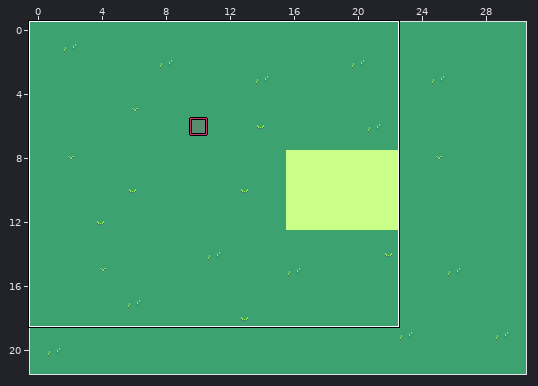
One commit to this LDtk project: assets/maps/kikiyo.ldtk. The first picture is a wide view before the edit; the outline marks the close-up.
Close-up. Earlier state:
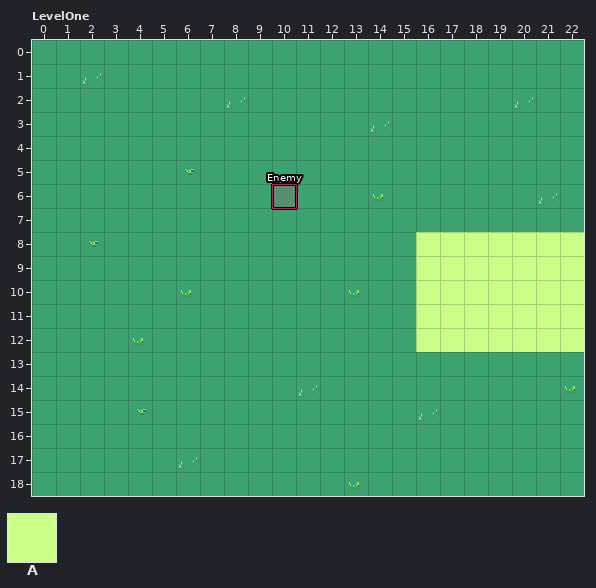
Cells are 16x16 px. Shown: LevelOne x 0..22, y 0..18.
Key: from "Regions": A 2 "grass".
_ is an empty cell.
Layers that did not change in this view are not listed.
Layer "Regions" before, first column x 0:
 0 _______________________
 1 _______________________
 2 _______________________
 3 _______________________
 4 _______________________
 5 _______________________
 6 _______________________
 7 _______________________
 8 ________________AAAAAAA
 9 ________________AAAAAAA
10 ________________AAAAAAA
11 ________________AAAAAAA
12 ________________AAAAAAA
13 _______________________
14 _______________________
15 _______________________
16 _______________________
17 _______________________
18 _______________________
After:
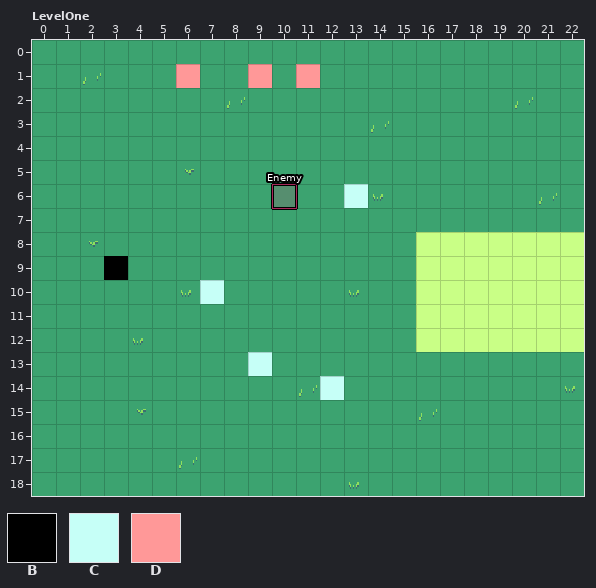
Further tiles: from "Regions": B 1 "test", C 3 "energy", D 4 "healthbooster".
From old to new:
Layer "Regions":
The edit adds tile B in row 9 at x 3.
The edit adds tile C in row 6 at x 13; in row 10 at x 7; in row 13 at x 9; in row 14 at x 12.
The edit adds tile D in row 1 at x 6, 9 and 11.
